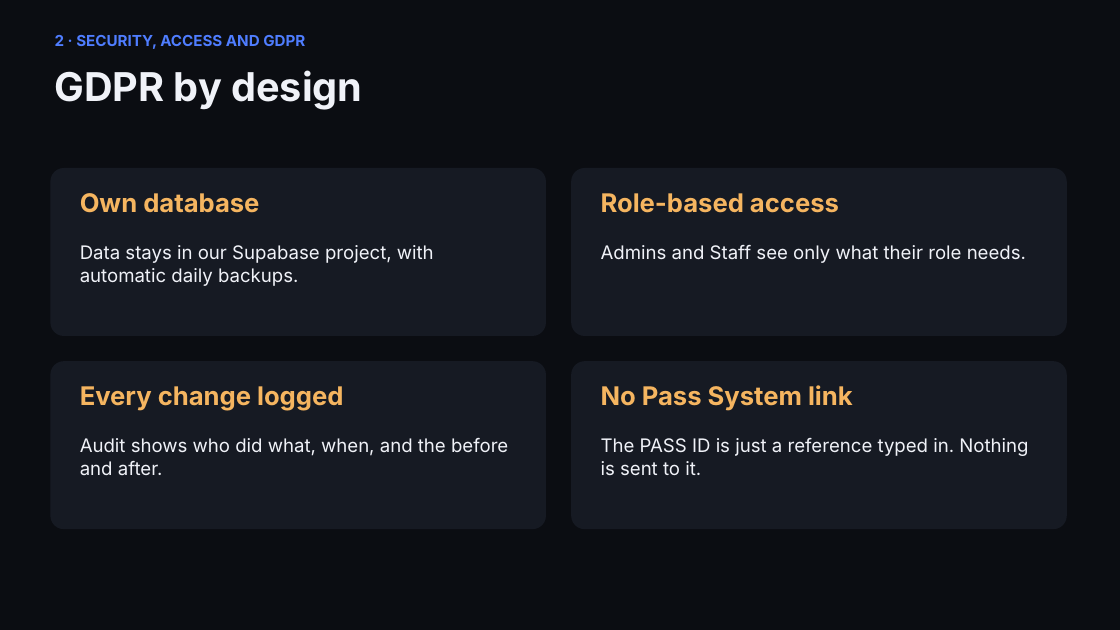
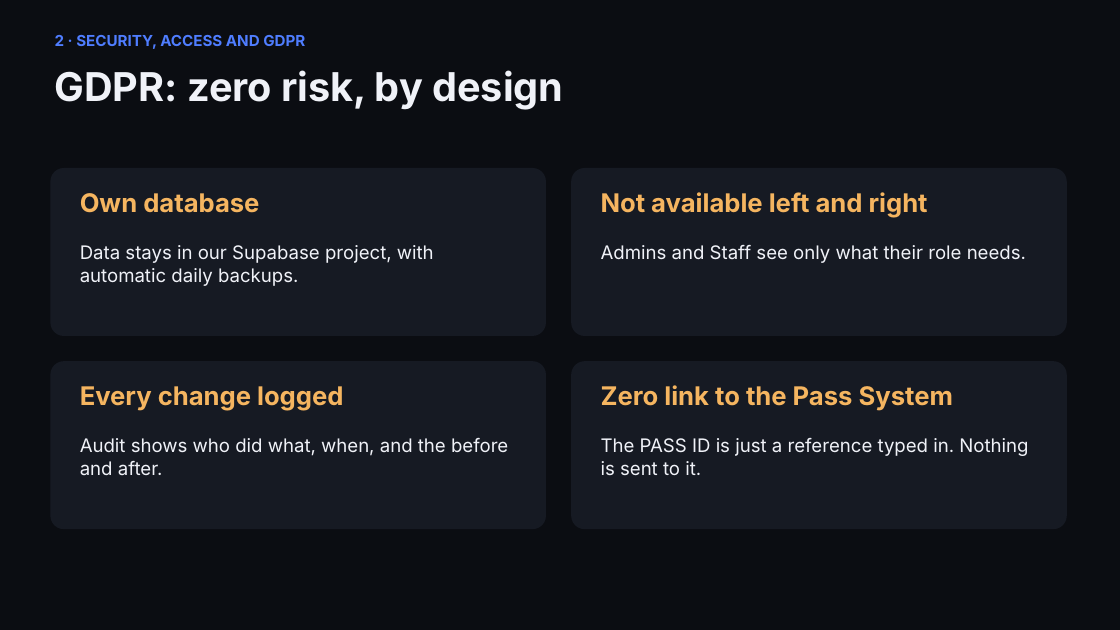
Before and after one commit to catto771-star/vinny001, a slide deck: slide 6 of docs/presentation/DS-Lodge-Boss-Presentation.pptx. Drawn at 1120x630 pixels with LibreOffice and Linux fonts; fonts in the diff are those of the drawing. Boxes give left, top, right and bottom in pixels: in the first picture for what was removed or moved away, otherwise in the second. Text is boxed around its words. In the diff, an @@ line names an element or a change of style, - is before the commit and + after.

```diff
--- a/docs/presentation/DS-Lodge-Boss-Presentation.pptx
+++ b/docs/presentation/DS-Lodge-Boss-Presentation.pptx
@@ text at (55, 70, 563, 110): text changed @@
-GDPR by design
+GDPR: zero risk, by design
@@ text at (601, 192, 928, 217): text changed @@
-Role-based access
+Not available left and right
@@ text at (601, 385, 953, 410): text changed @@
-No Pass System link
+Zero link to the Pass System
```
Also in this commit, not shown: 3 other slides changed, 1 slide added, 1 slide removed, 2 other files.
